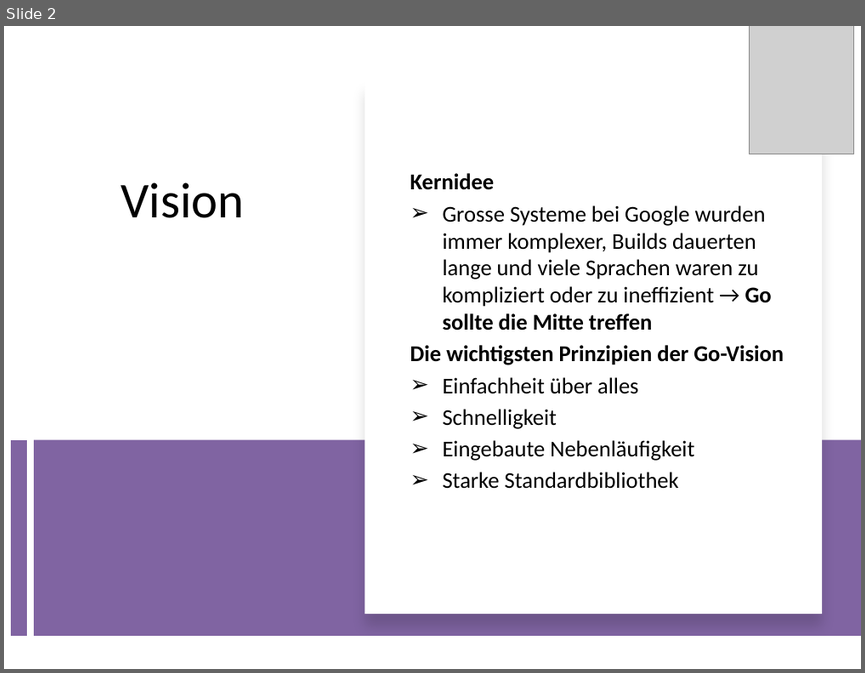
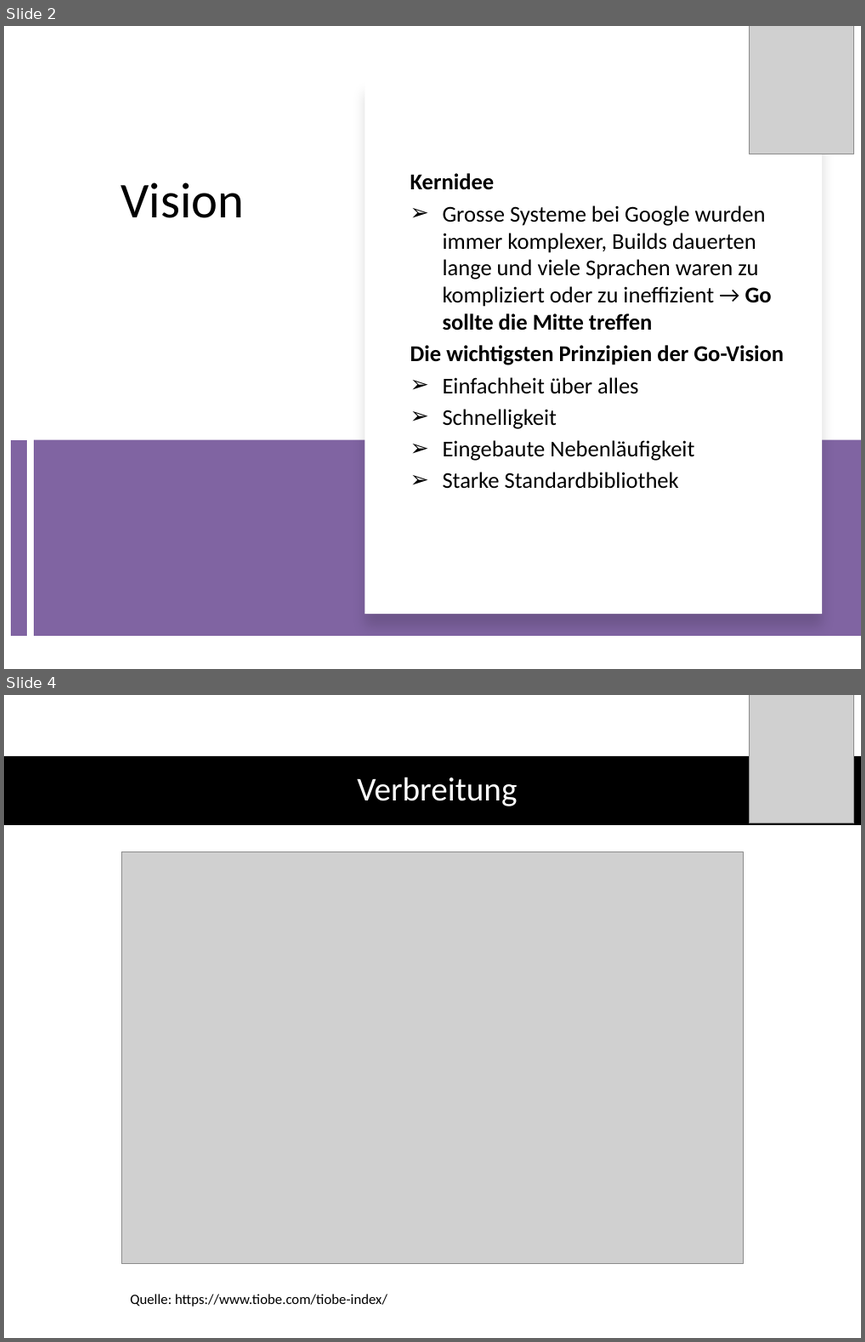
Before and after one commit to RatedNextGen/pcp-go, a slide deck: presentation/GO-Präsi.pptx. Shown one above the other, each under a label of ours: slide 2 before the commit, slides 2 and 4 after it; the slides between them are not shown. The pictures are 865x673 and 865x1342 pixels, drawn with LibreOffice and Linux fonts; fonts in the diff are those of the drawing; grey boxes stand for pictures. Boxes give left, top, right and bottom in pixels: in the first picture for what was removed or moved away, otherwise in the second. Text is boxed around its words. In the diff, an @@ line names an element or a change of style, - is before the commit and + after.

```diff
--- a/presentation/GO-Präsi.pptx
+++ b/presentation/GO-Präsi.pptx
@@ slide 4 added at box(4, 695, 861, 1338), background #FFFFFF @@
@@ picture added at box(749, 695, 854, 823) @@
@@ rectangle added at box(4, 756, 861, 825), fill #000000 @@
@@ title added at box(357, 777, 517, 806), 28 pt, text #FFFFFF @@
+Verbreitung
@@ picture added at box(121, 851, 743, 1264) @@
@@ text added at box(130, 1293, 387, 1306), 12 pt, text #000000 @@
+Quelle: https://www.tiobe.com/tiobe-index/
```
Also in this commit, not shown: 10 slides changed, 4 other slides added, 7 slides removed, 12 other files.
